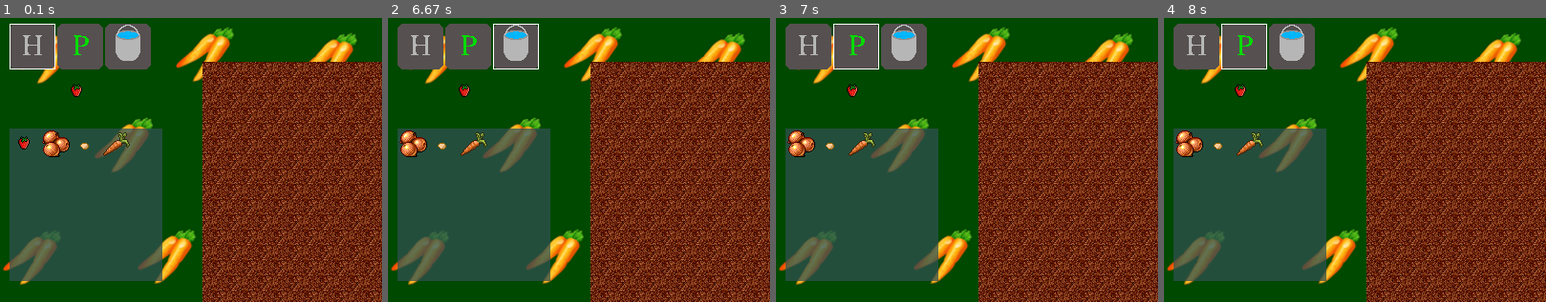
Above: before the commit, frames 1-4 (left to right).
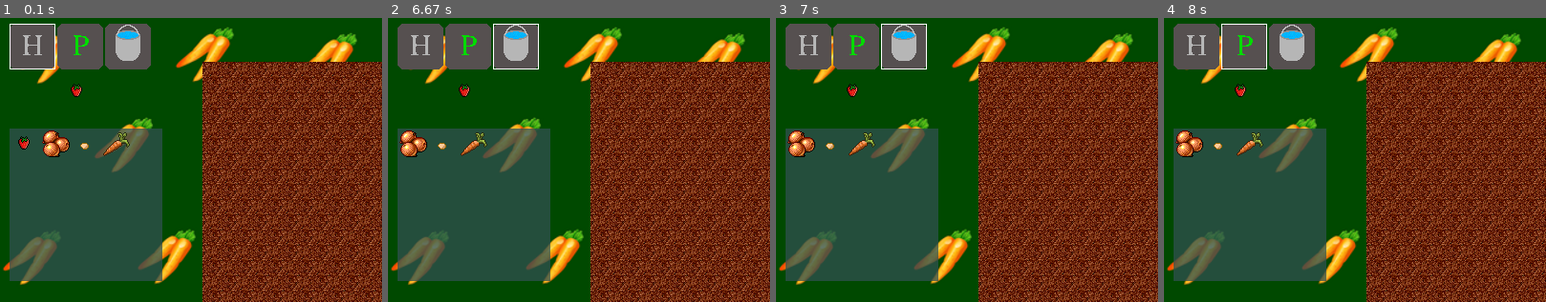
Above: after the commit, the same moments.

Repository: orneo1212/PythonFarmGame
Game: pygame game, started from pyFarmGame.py
The game is run twice, just before and just after one commit, with the same random seed, the same clock (stepped at 60 frames per second) and the same inputs. The source is Python 2; it was converted automatically to run under Python 3.
Inputs (mouse positions are % of the whole screen's width and height, from its top left):
- Up to frame 1 (0.1 s): no input
- Up to frame 2 (6.67 s): tap 2 at 0.33, 3.67, 4.9 s; click (60, 72) at 0.72 s; click (19, 35) at 1.05 s; click (17, 5) at 1.38 s; tap 1 at 2.17 s; click (17, 5) at 2.55 s; click (4, 5) at 3.38 s; tap 3 at 4.5, 5.67, 6.63 s
- Up to frame 3 (7 s): tap 2 at 6.72 s; tap 3 at 6.97 s
- Up to frame 4 (8 s): tap 3 at 7.27 s; click (10, 5) at 7.78 s
The pictures show only the part of the screen within x 0-50%, y 0-50%; the shares and areas given below are measured in that part.

Frames 1-2 are identical in both runs. In frame 3, 0.3% of the frame differs, in the area x 15-40%, y 2-19%; in frame 4, nothing differs.

Commit message:
fixed draw order

Diff:
--- a/pyFarmGame.py
+++ b/pyFarmGame.py
@@ -32,7 +32,7 @@
         self.itemscounter={'0':1,'1':1,'2':1,'3':1}
         self.timer=pygame.time.Clock()
 
-        self.groups=[pygame.sprite.Group()] # view groups
+        self.groups=[pygame.sprite.OrderedUpdates()] # view groups
         self.images=ImageLoader(imagesdata)
 
         self.currenttool='harvest'
@@ -132,35 +132,31 @@
 
                 #draw ground
                 sprite=pygame.sprite.Sprite()
+                sprite.rect=(posx, posy, 32, 32)
                 if farmtile['water']>20:
-                    sprite.image=self.images.loadimage('wetground')
-                    sprite.rect=(posx, posy, 32, 32)
+                    sprite.image=self.images['wetground']
                 else:
-                    sprite.image=self.images.loadimage('dryground')
-                    sprite.rect=(posx, posy, 32, 32)
+                    sprite.image=self.images['dryground']
                 group.add(sprite)
 
                 #draw plant or seed
                 seed=farmtile['seed']
+
                 if seed:
                     sprite=pygame.sprite.Sprite()
+                    sprite.rect=(posx, posy, 32, 32)
                     if not seed.to_harvest:
                         sprite.image=self.images['seed']
-                        sprite.rect=(posx, posy, 32, 32)
                     else:
                         sprite.image=self.images['seed'+str(seed.id)]
-                        sprite.rect=(posx, posy, 32, 32)
                     #add sprite
                     group.add(sprite)
-        #
-        print "Sprites generated", len(group)
 
     def redraw(self,screen):
         """Redraw screen"""
 
         #Draw Farmfeld
-        for g in self.groups:
-            g.draw(screen)
+        self.groups[0].draw(screen)
 
         #draw tools
         #SICKLE Harvest (10,10,48,48)
@@ -203,7 +199,6 @@
         if pos:
             seed=self.farm.get_farmtile(pos[0], pos[1])['seed']
             if seed:
-
                 self.render_notify(screen,mx,my,seed)
 
         #draw inventory notify window
@@ -228,7 +223,7 @@
         sizex=200
         sizey=150
 
-        img=pygame.Surface((sizex,150))
+        img=pygame.Surface((sizex,sizey))
         img.fill((48,80,80))
         pygame.draw.rect(img, (255,255,255),(0, 0, sizex-1,sizey-1),1)
 
@@ -343,8 +338,8 @@
         while self.running:
             self.events()
             self.update()
+            self.redraw(self.screen)
             self.timer.tick(30)
-            self.redraw(self.screen)
 
         self.farm.save_farmfield('field.xml')
 
